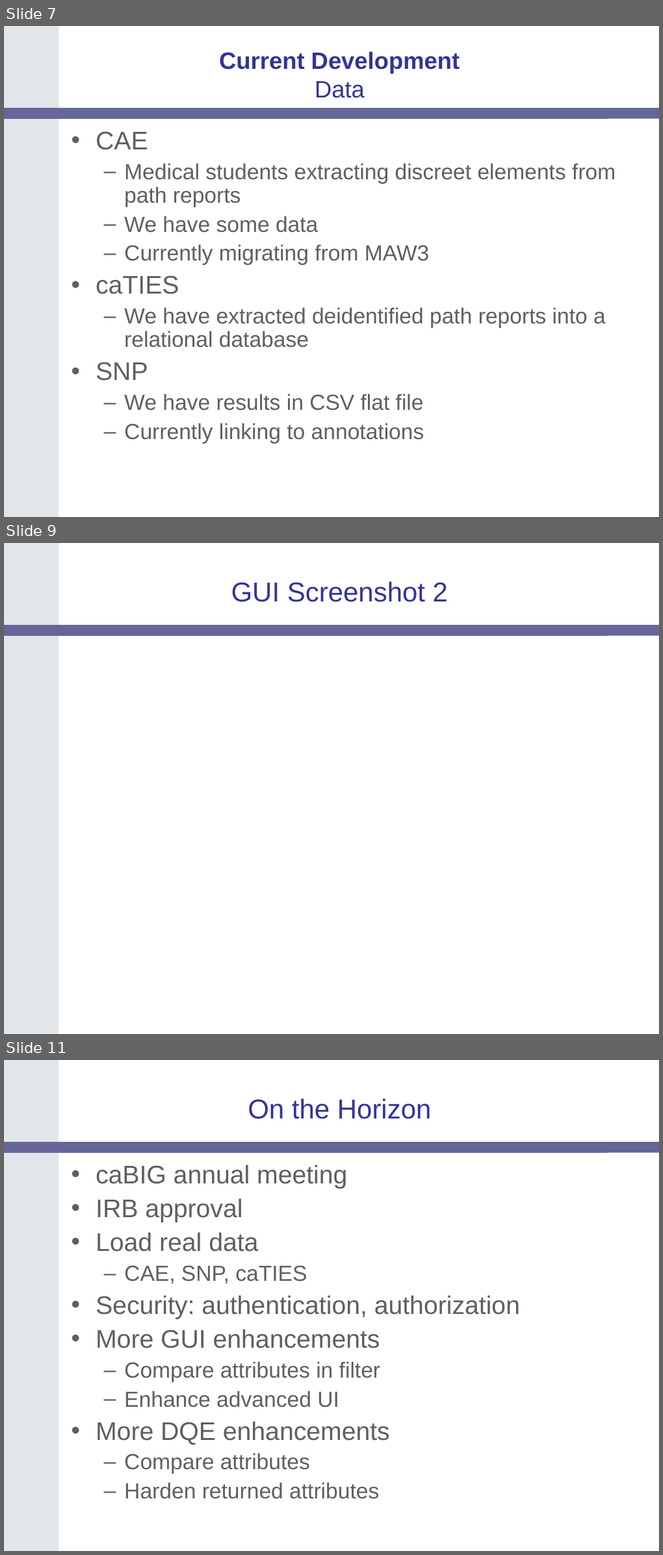
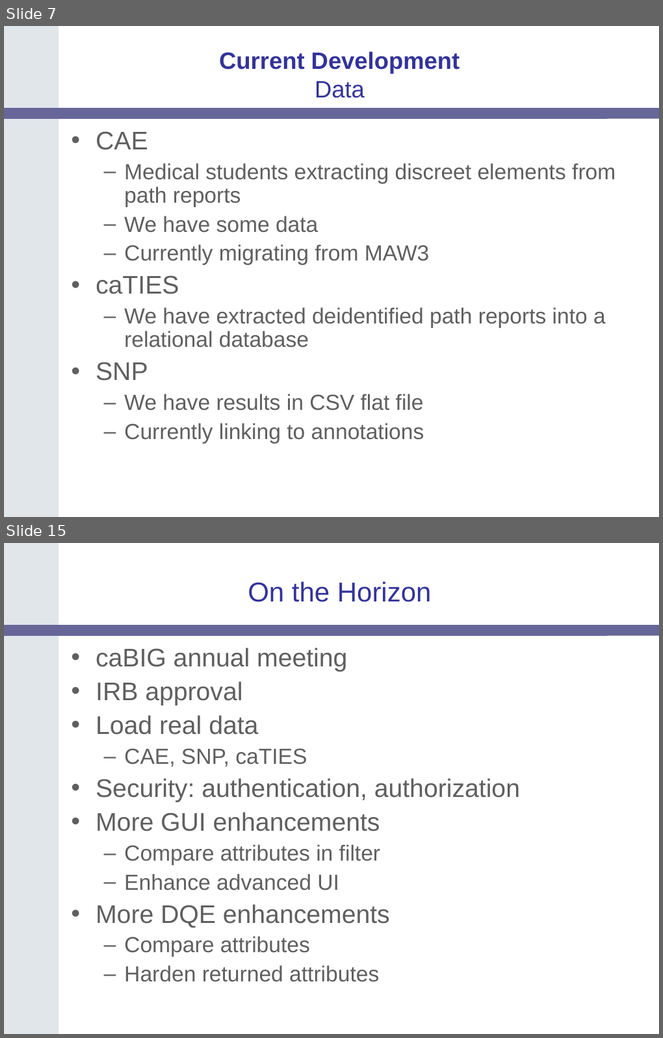
Before and after one commit to NCIP/catrip, a slide deck: catrip/documentation/presentations/translational_sig_2006_11_14/catrip_translational_sig_2007_01_09.ppt. Shown one above the other, each under a label of ours: slides 7, 9 and 11 before the commit, slides 7 and 15 after it; the slides between them are not shown. The pictures are 663x1555 and 663x1038 pixels, drawn with LibreOffice and Linux fonts; fonts in the diff are those of the drawing; background and template pictures are left out. Boxes give left, top, right and bottom in pixels: in the first picture for what was removed or moved away, otherwise in the second. Text is boxed around its words. In the diff, an @@ line names an element or a change of style, - is before the commit and + after.

Commit message:
added screenshots
SVN-Revision: 1352

```diff
--- a/catrip/documentation/presentations/translational_sig_2006_11_14/catrip_translational_sig_2007_01_09.ppt
+++ b/catrip/documentation/presentations/translational_sig_2006_11_14/catrip_translational_sig_2007_01_09.ppt
@@ slide 9 removed at (4, 543, 659, 1034), background #FFFFFF; not listed: 2 template elements that a slide beside it also shows @@
@@ title removed at (232, 581, 448, 602) @@
-GUI Screenshot 2
@@ what was slide 11 is now slide 15 @@
```
Also in this commit, not shown: 7 slides added, 2 other slides removed.
